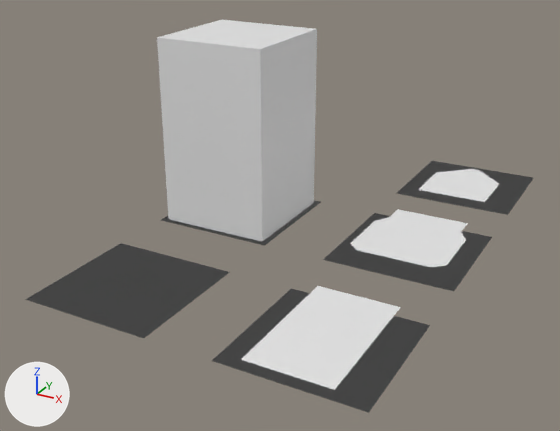
A saved change to the Blender file meshes/tiles.blend.
Before and after are seen from a 50 mm lens placed at (3.42, -7.36, 5.25), pointed at (-1.87, 2.26, 0.43). Lighting does not change. The marker at lower left points along +X, +Y and +Z.

Before the edit, the objects in view are built like this:
```python
me_plane = bpy.data.meshes.new('Plane')
me_plane.from_pydata(...)  # 6 vertices, 2 faces; spans x -1.0..1.0, y -1.0..1.0, z 0.0
# before: 0 (-1.0, -1.0, 0.0) at pixel (25, 299), 1 (1.0, -1.0, 0.0) at pixel (143, 338), 2 (-1.0, 1.0, 0.0) at pixel (121, 243), 3 (1.0, 1.0, 0.0) at pixel (230, 272), 4 (1.0, 1.0, 0.0) at pixel (230, 272)
# before: 5 (1.0, -1.0, 0.0) at pixel (143, 338)
me_plane_001 = bpy.data.meshes.new('Plane.001')
me_plane_001.from_pydata(...)  # 14 vertices, 7 faces; spans x -1.0..1.0, y -1.0..1.0, z 0.0..3.0
me_plane_002 = bpy.data.meshes.new('Plane.002')
me_plane_002.from_pydata(...)  # 10 vertices, 3 faces; spans x -1.0..1.0, y -1.0..1.0, z 0.0..0.15
# before: 0 (-1.0, -1.0, 0.0) at pixel (211, 360), 1 (1.0, -1.0, 0.0) at pixel (368, 412), 2 (-1.0, 1.0, 0.0) at pixel (291, 288), 3 (1.0, 1.0, 0.0) at pixel (430, 325), 4 (1.0, 1.0, 0.0) at pixel (430, 325)
# before: 5 (1.0, -1.0, 0.0) at pixel (368, 412)
me_plane_003 = bpy.data.meshes.new('Plane.003')
me_plane_003.from_pydata(...)  # 16 vertices, 6 faces; spans x -1.0..1.0, y -1.0..1.0, z 0.0..0.15
# before: 0 (-1.0, -1.0, 0.0) at pixel (322, 259), 1 (1.0, -1.0, 0.0) at pixel (453, 291), 2 (-1.0, 1.0, 0.0) at pixel (374, 212), 3 (1.0, 1.0, 0.0) at pixel (492, 237), 4 (1.0, 1.0, 0.0) at pixel (492, 237)
# before: 5 (1.0, -1.0, 0.0) at pixel (453, 291)
me_plane_004 = bpy.data.meshes.new('Plane.004')
me_plane_004.from_pydata(...)  # 12 vertices, 4 faces; spans x -1.0..1.0, y -1.0..1.0, z 0.0..0.15
# before: 0 (-1.0, -1.0, 0.0) at pixel (395, 193), 1 (1.0, -1.0, 0.0) at pixel (507, 214), 2 (-1.0, 1.0, 0.0) at pixel (432, 160), 3 (1.0, 1.0, 0.0) at pixel (533, 177), 4 (1.0, 1.0, 0.0) at pixel (533, 177)
# before: 5 (1.0, -1.0, 0.0) at pixel (507, 214)
ob_empty = bpy.data.objects.new('empty', me_plane)
ob_empty.location = (-3.0, 0.0, 0.0)
ob_path_end = bpy.data.objects.new('path_end', me_plane_004)
ob_path_end.location = (0.0, 6.0, 0.0)
ob_path_start = bpy.data.objects.new('path.start', me_plane_003)
ob_path_start.location = (0.0, 3.0, 0.0)
ob_path_straight = bpy.data.objects.new('path_straight', me_plane_002)
ob_path_straight.location = (0.0, 0.0, 0.0)
ob_pillar = bpy.data.objects.new('pillar', me_plane_001)
ob_pillar.location = (-3.0, 3.0, 0.0)
```
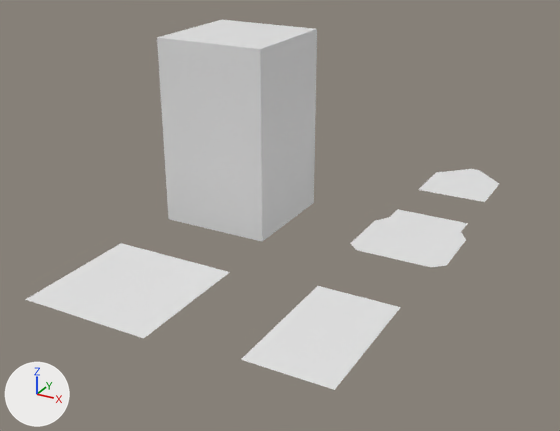
Commit message: 3d mouse point is being properly determined on ground plane

Where the change shows, as pixel boxes (x1, y1, x2, y2) in the pictures (560 x 431 px; the box of a moved part takes in the faces that stretch with it):
'path_straight', reshaped
    before: (212, 286, 430, 413)
    after: (241, 286, 401, 390)
'path.start', reshaped
    before: (323, 209, 492, 291)
    after: (350, 209, 468, 267)
'path_end', reshaped
    before: (396, 161, 533, 215)
    after: (418, 169, 499, 202)
part 1 of me_plane_004, cut back
    before: (396, 161, 533, 215)
part 2 of me_plane_003, cut back
    before: (323, 213, 492, 291)
part 3 of me_plane_002, cut back
    before: (212, 288, 430, 413)
part 4 of me_plane, moved or reshaped
    both: (25, 243, 230, 338)

Diff of the bpy script that builds the scene:
```diff
--- a/meshes/tiles.blend.py
+++ b/meshes/tiles.blend.py
@@ me_plane_004 @@
 me_plane_004.from_pydata(...)  # 12 vertices, 4 faces; spans x -1.0..1.0, y -1.0..1.0, z 0.0..0.15
 # used by ob_path_end; location = (0.0, 6.0, 0.0)
 # verts and faces of me_plane_004; kept vertices keep their numbers, new ones are numbered from 12
+# me_plane_004 part 1
+delete_vertices([0, 2, 4, 5])  # with the faces that use them
+edges += [(1, 3)]
@@ me_plane_003 @@
 me_plane_003.from_pydata(...)  # 16 vertices, 6 faces; spans x -1.0..1.0, y -1.0..1.0, z 0.0..0.15
 # used by ob_path_start; location = (0.0, 3.0, 0.0)
 # verts and faces of me_plane_003; kept vertices keep their numbers, new ones are numbered from 16
+# me_plane_003 part 2
+delete_vertices([0, 2, 4, 5])  # with the faces that use them
+edges += [(1, 3)]
@@ me_plane_002 @@
 me_plane_002.from_pydata(...)  # 10 vertices, 3 faces; spans x -1.0..1.0, y -1.0..1.0, z 0.0..0.15
 # used by ob_path_straight; location = (0.0, 0.0, 0.0)
 # verts and faces of me_plane_002; kept vertices keep their numbers, new ones are numbered from 10
+# me_plane_002 part 3
+delete_vertices([0, 2, 4, 5])  # with the faces that use them
+edges += [(1, 3)]
@@ me_plane @@
 me_plane.from_pydata(...)  # 6 vertices, 2 faces; spans x -1.0..1.0, y -1.0..1.0, z 0.0
 # used by ob_empty; location = (-3.0, 0.0, 0.0)
 # verts and faces of me_plane; kept vertices keep their numbers, new ones are numbered from 6
+# me_plane part 4
+delete_faces([(0, 1, 3, 2), (0, 2, 4, 5)])
+edges += [(1, 4)]
+faces += [(0, 5, 3, 2)]
```
